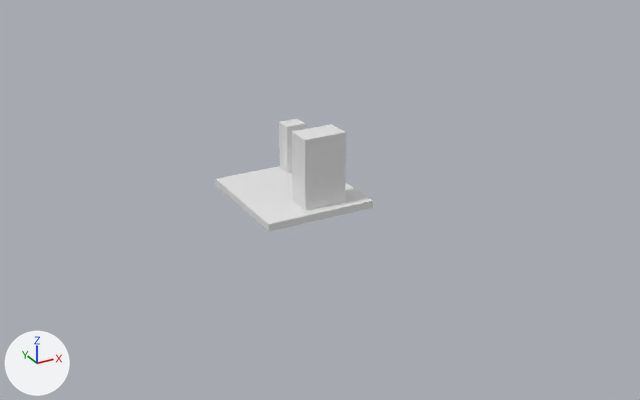
A saved change to the Blender file level/level.blend.
Before and after are seen from a 50 mm camera at (-39.8, -82.5, 39.2) aimed at (2.1, -6.4, 1.1). Arrows for +X, +Y and +Z are at lower left; the lights stay in place. The first picture is the older version.
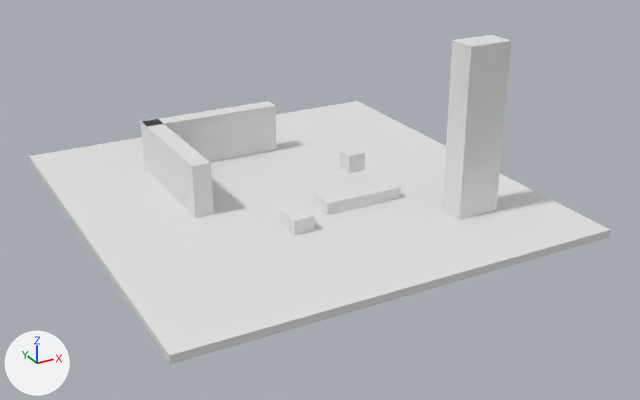
Pixel boxes [x1, y1, x2, y2] of what changed, in the pictures (640 x 400 px):
'Cube', rescaled (269% wider, 294% taller)
    before: [216, 166, 373, 232]
    after: [29, 101, 611, 364]
'Cube.001', reshaped, moved (27% wider, 111% taller)
    before: [292, 124, 346, 211]
    after: [442, 35, 511, 220]
'Cube.002', reshaped, moved
    before: [279, 119, 306, 174]
    after: [141, 101, 277, 162]
'Cube.003', added
    after: [140, 119, 213, 218]
'Cube.006', added
    after: [314, 178, 401, 215]
'Cube.005', added
    after: [280, 205, 314, 236]
'Cube.004', added
    after: [340, 147, 365, 173]
part 2 of me_cube_003, built on
    before: [279, 122, 288, 174]
    after: [141, 104, 259, 162]

Patch to the scene script:
```diff
--- a/level/level.blend.py
+++ b/level/level.blend.py
@@ me_cube_002 @@
-me_cube_002.from_pydata(...)  # 8 vertices, 6 faces; spans x -2.4..2.4, y -1.48..1.48, z -3.94..3.94
+me_cube_002.from_pydata(...)  # 8 vertices, 6 faces; spans x -2.4..2.4, y -1.48..1.48, z -3.94..14.07
+# me_cube_002 part 1
+for i in [1, 3, 5, 7]: me_cube_002.vertices[i].co += Vector((0.0, 0.0, 10.13))
@@ me_cube_003 @@
 # verts and faces of me_cube_003; kept vertices keep their numbers, new ones are numbered from 8
-me_cube_003.from_pydata(...)  # 8 vertices, 6 faces; spans x -1.18..1.18, y -1.02..1.02, z -2.85..2.85
+me_cube_003.from_pydata(...)  # 12 vertices, 10 faces; spans x -14.97..1.18, y -1.02..1.02, z -2.85..2.85
+# me_cube_003 part 2
+delete_faces([(0, 1, 3, 2)])
+for new, old in zip([*range(8, 12)], [*range(0, 4)]): verts[new] = verts[old] + (-13.79, 0.0, 0.0)
+faces += [(2, 10, 11, 3), (8, 9, 11, 10), (0, 1, 9, 8), (1, 3, 11, 9), (0, 8, 10, 2)]
@@ ob_cube @@
 ob_cube.location = (1.15, -1.69, 0.42)
+ob_cube.scale = (3.73, 3.54, 1.0)
@@ ob_cube_001 @@
 ob_cube_001 = bpy.data.objects.new('Cube.001', me_cube_002)
-ob_cube_001.location = (2.14, -6.05, 4.78)
+ob_cube_001.location = (14.88, -15.61, 4.78)
@@ ob_cube_002 @@
 ob_cube_002 = bpy.data.objects.new('Cube.002', me_cube_003)
-ob_cube_002.location = (4.02, 3.71, 3.68)
+ob_cube_002.location = (4.02, 11.39, 3.68)
@@ ob_cube_006 @@
+ob_cube_006 = bpy.data.objects.new('Cube.006', me_cube_008)  # a box spanning x -4.49..4.49, y -1.53..1.53, z -0.64..0.64
+ob_cube_006.location = (5.83, -7.98, 1.48)
@@ ob_cube_005 @@
+ob_cube_005 = bpy.data.objects.new('Cube.005', me_cube_007)  # a box spanning x -1.1..1.1, y -1.62..1.62, z -0.8..0.8
+ob_cube_005.location = (-2.85, -10.56, 1.64)
@@ ob_cube_004 @@
+ob_cube_004 = bpy.data.objects.new('Cube.004', me_cube_005)  # a box spanning x -1.0..1.0, y -1.0..1.0, z -1.0..1.0
+ob_cube_004.location = (7.01, -4.75, 4.22)
@@ ob_cube_003 @@
+ob_cube_003 = bpy.data.objects.new('Cube.003', me_cube_004)  # 12 vertices, 10 faces; spans x -15.0..1.2, y -1.0..1.0, z -2.8..2.8
+ob_cube_003.location = (-9.99, 11.39, 3.68)
+ob_cube_003.rotation_euler = (0.0, 0.0, 1.571)  # degrees (0, 0, 90)
```
